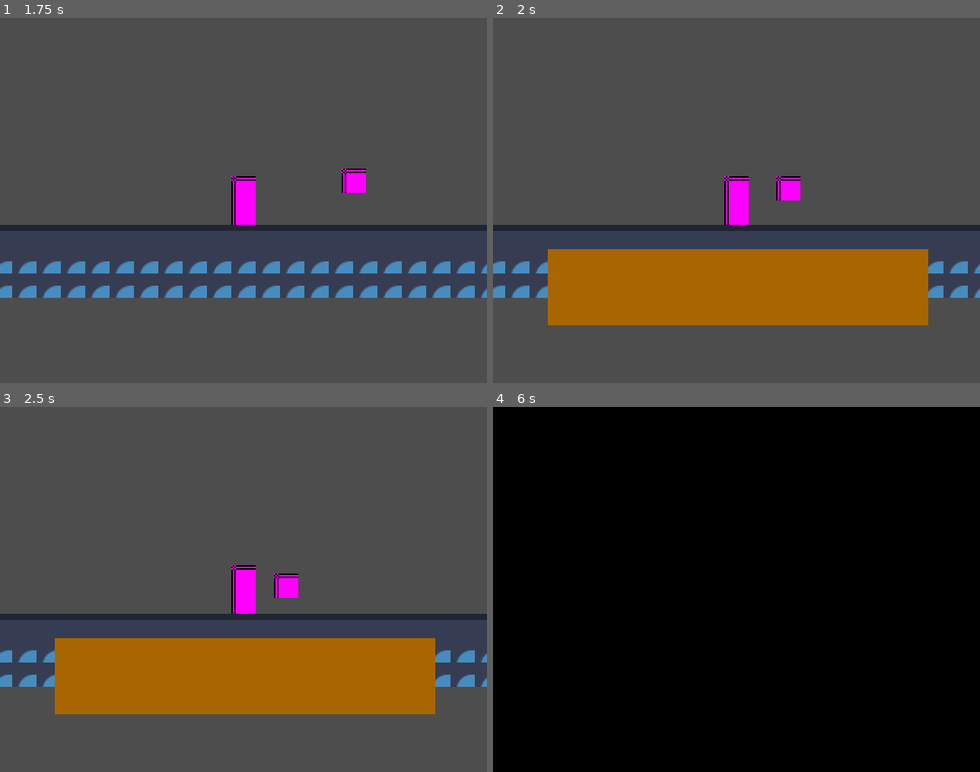
Above: before the commit, frames 1-4 (two rows, left to right).
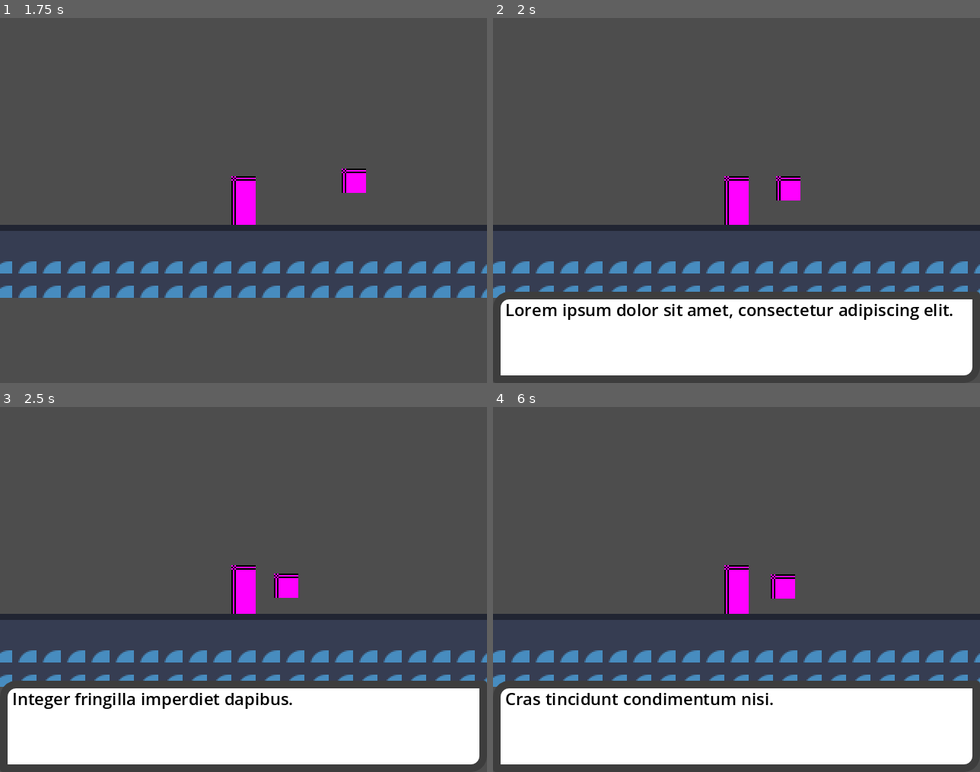
Above: after the commit, the same moments.

Repository: mauricristiano95-hub/Faggi
Game: Godot game, scene res://intro.tscn
Same seed, same stepped clock (60 frames per second), same inputs: the game is played once before the commit and once after it. This scene is started directly instead of the project's main scene. The engine's default icon, where the game draws it, is replaced by a stand-in: a white triangle on a blue panel in a dark square.
Inputs:
- Up to frame 1 (1.75 s): tap Enter (ui_accept) at 0.5, 0.6, 1.25, 1.35 s; hold Right (RIGHT) from 0.53 s (still down); tap Up (JUMP) at 0.77, 1.52 s
- Up to frame 2 (2 s): keep holding Right (RIGHT)
- Up to frame 3 (2.5 s): release Right (RIGHT) at 2.03 s; hold Left (LEFT) from 2.03 s (still down); tap Enter (ui_accept) at 2.1 s
- Up to frame 4 (6 s): release Left (LEFT) at 2.78 s; hold Right (RIGHT) 2.78-4.28 s; tap Enter (ui_accept) every 0.75 s from 2.85 to 5.85 s; tap Up (JUMP) at 3.02, 3.77, 4.52 s; hold Left (LEFT) 4.28-5.03 s; hold Right (RIGHT) 5.03-5.78 s; hold Left (LEFT) from 5.78 s (still down)

Frame 1 is identical in both runs. In frame 2, 31% of the frame differs, in the area x 0-100%, y 63-98%; in frame 3, 31%; in frame 4, 99%, in the area x 0-100%, y 0-100%.

Commit message:
added dialogue scene

Diff:
--- /dev/null
+++ b/UI/dialogue.gd
@@ -0,0 +1,23 @@
+extends Control
+
+@export var text_file_path = "res://UI/text_lines/intro.txt"
+
+var text_lines = []
+var i = 0
+
+signal dialog_finished
+
+func _ready() -> void:
+	var text = FileAccess.open(text_file_path,FileAccess.READ)
+	text_lines = text.get_as_text().split(" \n\n")
+	$ColorRect/Label.text = text_lines[i]
+
+
+func _process(delta: float) -> void:
+	if Input.is_action_just_pressed("ui_accept"):
+		if i < len(text_lines)-1:
+			i+=1
+			$ColorRect/Label.text = text_lines[i]
+		else:
+			emit_signal("dialog_finished")
+			queue_free()
--- /dev/null
+++ b/UI/dialogue.tscn
@@ -0,0 +1,64 @@
+[gd_scene format=3 uid="uid://d2fy2tuvmrtrn"]
+
+[ext_resource type="Script" uid="uid://bg542h7em88le" path="res://UI/dialogue.gd" id="1_f8kjv"]
+
+[sub_resource type="StyleBoxFlat" id="StyleBoxFlat_7q4yj"]
+content_margin_left = 0.0
+content_margin_top = 0.0
+content_margin_right = 0.0
+content_margin_bottom = 0.0
+bg_color = Color(1, 1, 1, 1)
+border_width_left = 10
+border_width_top = 10
+border_width_right = 10
+border_width_bottom = 10
+border_color = Color(0.23753929, 0.23753911, 0.237539, 1)
+corner_radius_top_left = 20
+corner_radius_top_right = 3
+corner_radius_bottom_right = 20
+corner_radius_bottom_left = 3
+corner_detail = 5
+
+[sub_resource type="Theme" id="Theme_mti6b"]
+Panel/styles/panel = SubResource("StyleBoxFlat_7q4yj")
+
+[sub_resource type="LabelSettings" id="LabelSettings_7q4yj"]
+font_size = 22
+font_color = Color(0, 0, 0, 1)
+
+[node name="Dialogue" type="Control" unique_id=1705638590]
+layout_mode = 3
+anchors_preset = 4
+anchor_top = 0.5
+anchor_bottom = 0.5
+offset_top = 120.0
+offset_bottom = 120.0
+grow_vertical = 2
+script = ExtResource("1_f8kjv")
+
+[node name="ColorRect" type="Panel" parent="." unique_id=1988914801]
+layout_mode = 0
+offset_right = 640.0
+offset_bottom = 120.0
+theme = SubResource("Theme_mti6b")
+
+[node name="Label" type="Label" parent="ColorRect" unique_id=474280695]
+custom_maximum_size = Vector2(610, 100)
+layout_mode = 1
+anchors_preset = -1
+anchor_left = 0.012
+anchor_top = 0.067
+anchor_right = 0.975
+anchor_bottom = 0.933
+offset_left = 8.32
+offset_top = -0.03999996
+offset_right = 2.0
+offset_bottom = -3.9600067
+grow_horizontal = 2
+grow_vertical = 2
+text = "Lorem ipsum dolor sit amet, consectetur adipiscing elit.
+Integer fringilla imperdiet dapibus.
+Morbi rutrum dui sit amet auctor mollis.
+Aliquam erat volutpat. Maecenas tristique iaculis dui. Phasellus ut enim posuere, luctus dui eu, dignissim erat. Morbi iaculis mauris posuere mauris dapibus, blandit sodales ante ullamcorper. Donec porttitor, quam in tempus aliquam, nibh lacus pharetra magna, vel pretium tellus libero ultrices arcu. Sed euismod enim consectetur ante pharetra, ut ultricies tellus sodales. Interdum et malesuada fames ac ante ipsum primis in faucibus. In et ultricies mauris. Nulla vitae orci in nibh tempus ultricies. Pellentesque vitae suscipit nulla. Cras tincidunt condimentum nisi."
+label_settings = SubResource("LabelSettings_7q4yj")
+autowrap_mode = 2
--- a/intro.gd
+++ b/intro.gd
@@ -7,7 +7,6 @@
 	# Disable player input and prepare black rect for fade-in-out
 	$Player.set_process_input(false)
 	$CanvasLayer/ColorRect.visible = true
-	$CanvasLayer/DialoguePanel.visible = false
 
 	# Start Intro animations (fase in + kira movement)
 	var tween = create_tween()
@@ -16,21 +15,26 @@
 
 	tween.tween_callback(dialogue)
 
-	# Outro (kira + player go away off camera)
-	tween.tween_callback(scene_out).set_delay(2)
-	tween.tween_property($Player, "input_override:x", 1, 1.0)
-	tween.tween_property($CanvasLayer/ColorRect, "color:a", 1, 1.0).set_trans(Tween.TRANS_CUBIC)
 
 func dialogue():
-	$CanvasLayer/DialoguePanel.visible = true
+	var dialogue_scene = load("res://UI/dialogue.tscn").instantiate()
+	$CanvasLayer.add_child(dialogue_scene)
+	$CanvasLayer/Dialogue.connect("dialog_finished",_on_dialogue_dialog_finished)
 
 
 func scene_out():
-	$CanvasLayer/DialoguePanel.visible = false
-
 	# Set Static Camera
 	$Camera2D.position = $Player.position
 	$Camera2D.zoom = $Player/Camera2D.zoom
 	$Player/Camera2D.enabled = false
+
 	# Move the player
 	$kira.follow_player = true
+
+
+func _on_dialogue_dialog_finished() -> void:
+	var tween = create_tween()
+	# Outro (kira + player go away off camera)
+	tween.tween_callback(scene_out)
+	tween.tween_property($Player, "input_override:x", 1, 1.0)
+	tween.tween_property($CanvasLayer/ColorRect, "color:a", 1, 1.0).set_trans(Tween.TRANS_CUBIC)
--- a/intro.tscn
+++ b/intro.tscn
@@ -164,6 +164,7 @@
 [node name="CanvasLayer" type="CanvasLayer" parent="." unique_id=22143231]
 
 [node name="ColorRect" type="ColorRect" parent="CanvasLayer" unique_id=298073819]
+visible = false
 anchors_preset = 15
 anchor_right = 1.0
 anchor_bottom = 1.0
@@ -171,18 +172,5 @@
 grow_vertical = 2
 color = Color(0, 0, 0, 1)
 
-[node name="DialoguePanel" type="ColorRect" parent="CanvasLayer" unique_id=620535466]
-anchors_preset = 14
-anchor_top = 0.5
-anchor_right = 1.0
-anchor_bottom = 0.5
-offset_left = 72.0
-offset_top = 64.0
-offset_right = -68.0
-offset_bottom = 164.0
-grow_horizontal = 2
-grow_vertical = 2
-color = Color(0.6609044, 0.39538276, 2.8878452e-07, 1)
-
 [node name="kira_pos" type="Node2D" parent="." unique_id=100512295]
 position = Vector2(536, 24)
Not shown, added: UI/dialogue.gd.uid
Not shown, added: UI/text_lines/intro.txt
